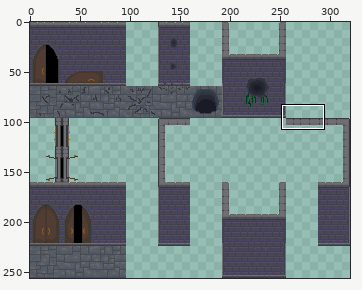
Sprite sheet -- assets/Level Design Blocks.png. The first picture is a wide view before the edit; the outline marks the close-up.
Close-up. Old version:
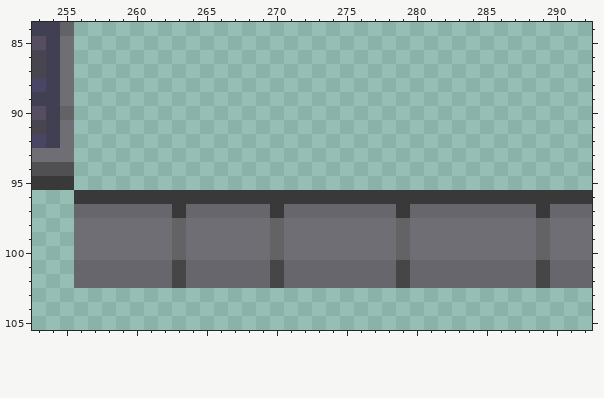
The file is 320x256 pixels. Colours within 5 levels of each other are drawn and written as one. Shown: x 253..292, y 84..105. The commit also changed other parts of the picture, which this record leaves out.
After:
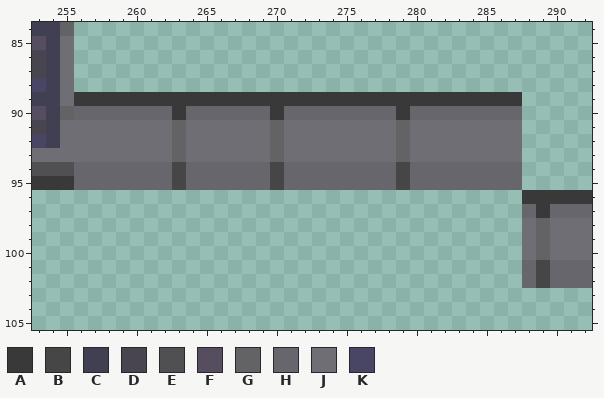
Palette (. is transparent): A #393939  B #464646  C #413f52  D #49454e  E #505053  F #564e60  G #636365  H #67666d  J #6f6e75  K #494665
Edits made:
The edit adds colour A in row 89 at x 256 to 287; in row 90 at x 263, 270 and 279.
The edit adds colour B in rows 94 to 95 at x 263, 270 and 279.
The edit adds colour G in rows 91 to 93 at x 263, 270 and 279.
The edit adds colour H in row 90 at x 256 to 262, 264 to 269, 271 to 278 and 280 to 287; in rows 94 to 95 at x 256 to 262, 264 to 269, 271 to 278 and 280 to 287.
The edit adds colour J in rows 91 to 93 at x 256 to 262, 264 to 269, 271 to 278 and 280 to 287.
Colour A is removed in row 96 at x 256 to 287; in row 97 at x 263, 270 and 279.
Colour B is removed in rows 101 to 102 at x 263, 270 and 279.
Colour G is removed in rows 98 to 100 at x 263, 270 and 279.
Colour H is removed in row 97 at x 256 to 262, 264 to 269, 271 to 278 and 280 to 287; in rows 101 to 102 at x 256 to 262, 264 to 269, 271 to 278 and 280 to 287.
Colour J is removed in rows 98 to 100 at x 256 to 262, 264 to 269, 271 to 278 and 280 to 287.
Changed places in both close-ups, as pixel boxes (x1, y1, x2, y2):
changed: (74, 92, 522, 288)
